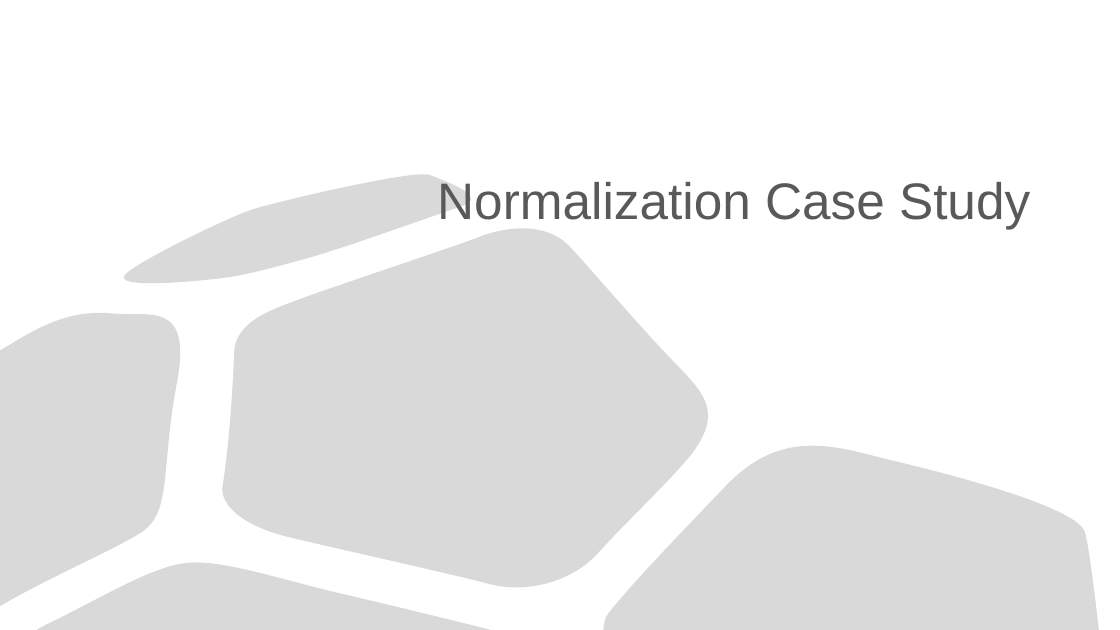
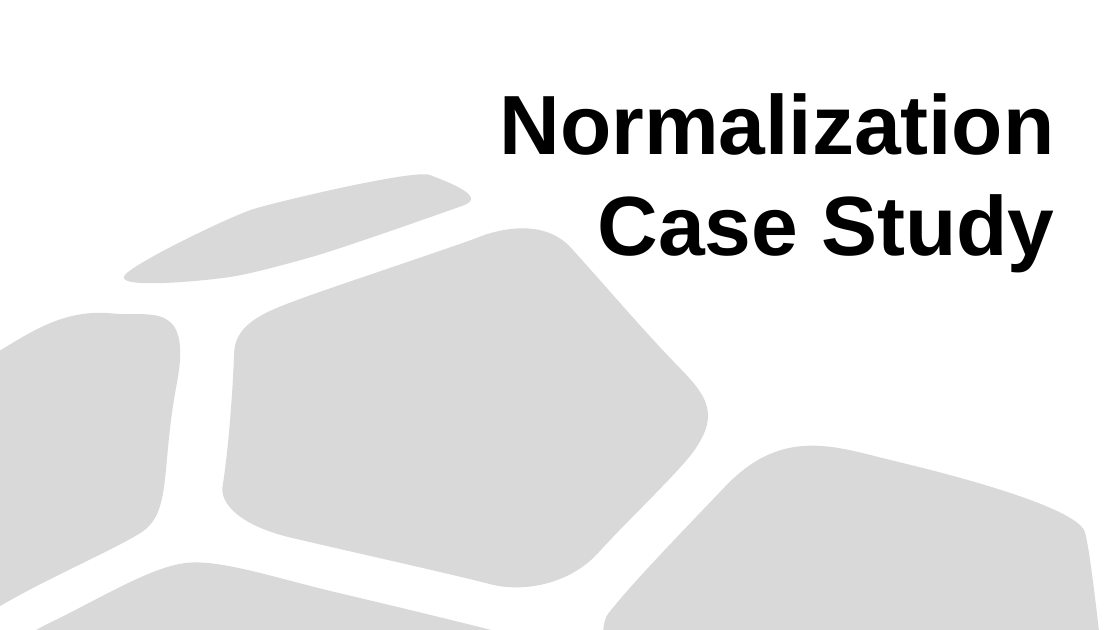
Before and after one commit to Saphall/Leapfrog_Data-Engineering_Assignments, a slide deck: slide 1 of Week1/Day1/Data Assignment/Normalization Case Study.pptx. Drawn at 1120x630 pixels with LibreOffice and Linux fonts; fonts in the diff are those of the drawing. Boxes give left, top, right and bottom in pixels: in the first picture for what was removed or moved away, otherwise in the second. Text is boxed around its words. In the diff, an @@ line names an element or a change of style, - is before the commit and + after.

```diff
--- a/Week1/Day1/Data Assignment/Normalization Case Study.pptx
+++ b/Week1/Day1/Data Assignment/Normalization Case Study.pptx
@@ title "Normalization Case Study" moved from (x1=437, y1=182, x2=1030, y2=229) to (x1=500, y1=93, x2=1055, y2=270) @@
@@ title "Normalization Case Study" at (x1=500, y1=93, x2=1055, y2=270): size 44 to 72 pt, text colour #595959 to #000000, bold on @@
```
Also in this commit, not shown: 10 slides added.
